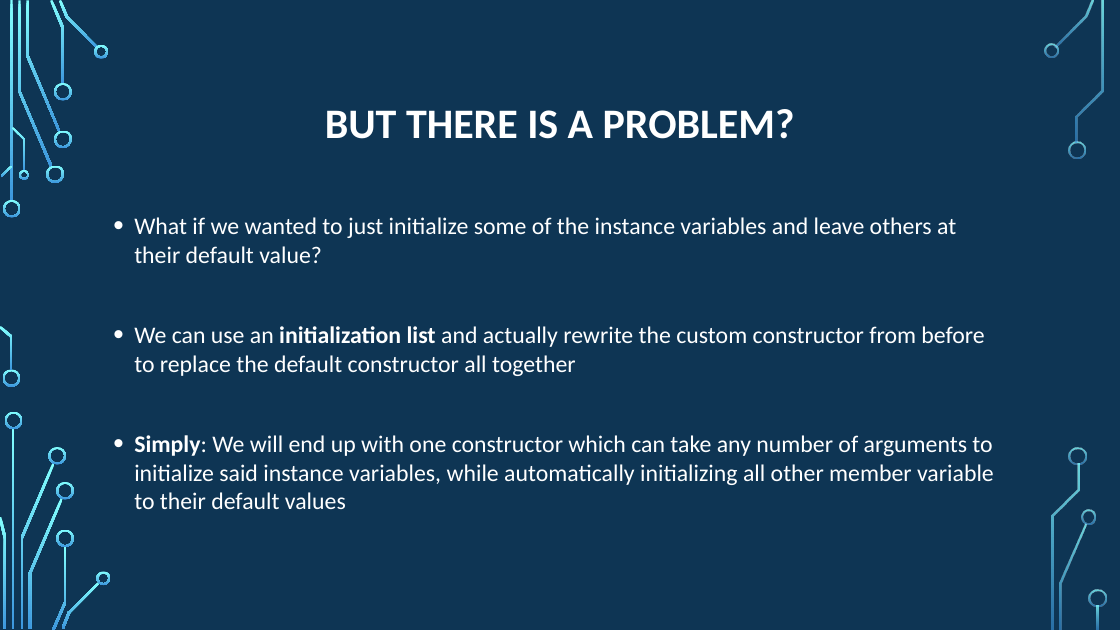
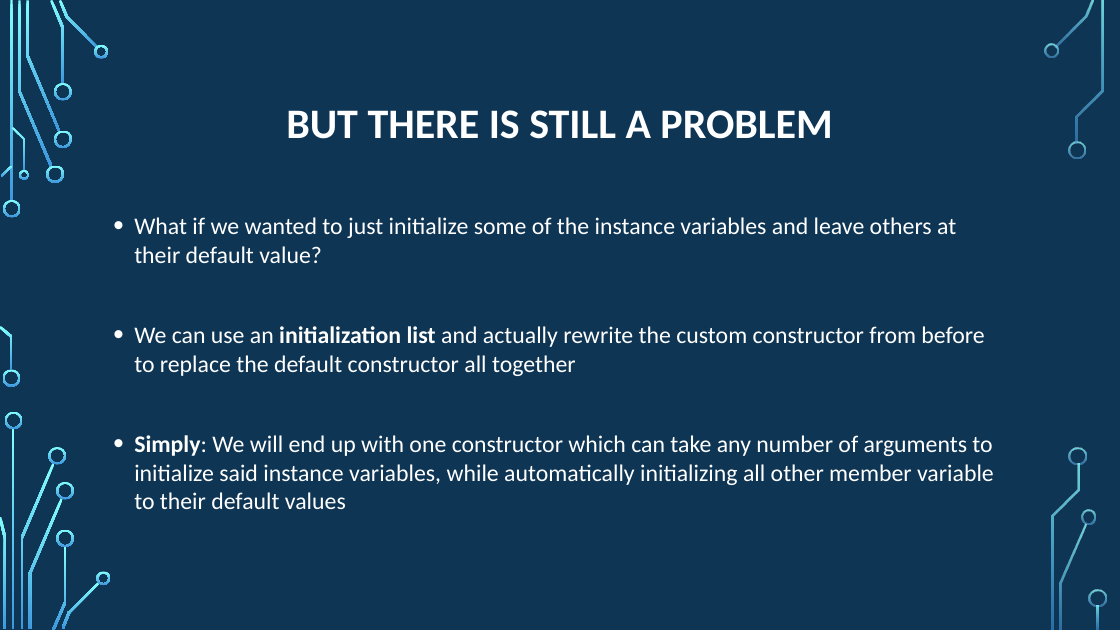
Before and after one commit to psypdt/Advanced_Summer_Course, a slide deck: slide 27 of Day4/Day_4.pptx. Drawn at 1120x630 pixels with LibreOffice and Linux fonts; fonts in the diff are those of the drawing; background and template pictures are left out. Boxes give left, top, right and bottom in pixels: in the first picture for what was removed or moved away, otherwise in the second. Text is boxed around its words. In the diff, an @@ line names an element or a change of style, - is before the commit and + after.

```diff
--- a/Day4/Day_4.pptx
+++ b/Day4/Day_4.pptx
@@ title at (286, 110, 832, 139): text changed @@
-BUT THERE IS A PROBLEM?
+BUT THERE IS STILL A PROBLEM
```
Also in this commit, not shown: 18 other slides changed, 7 slides added.
